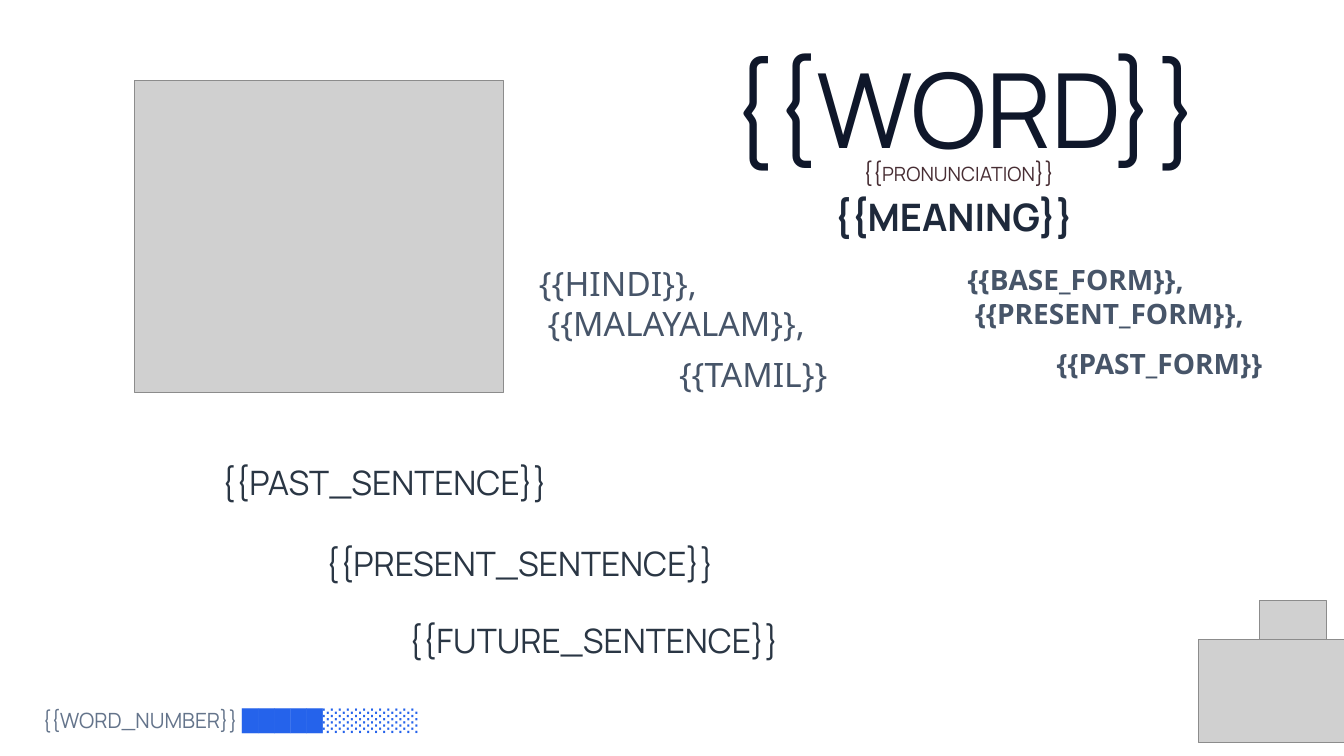
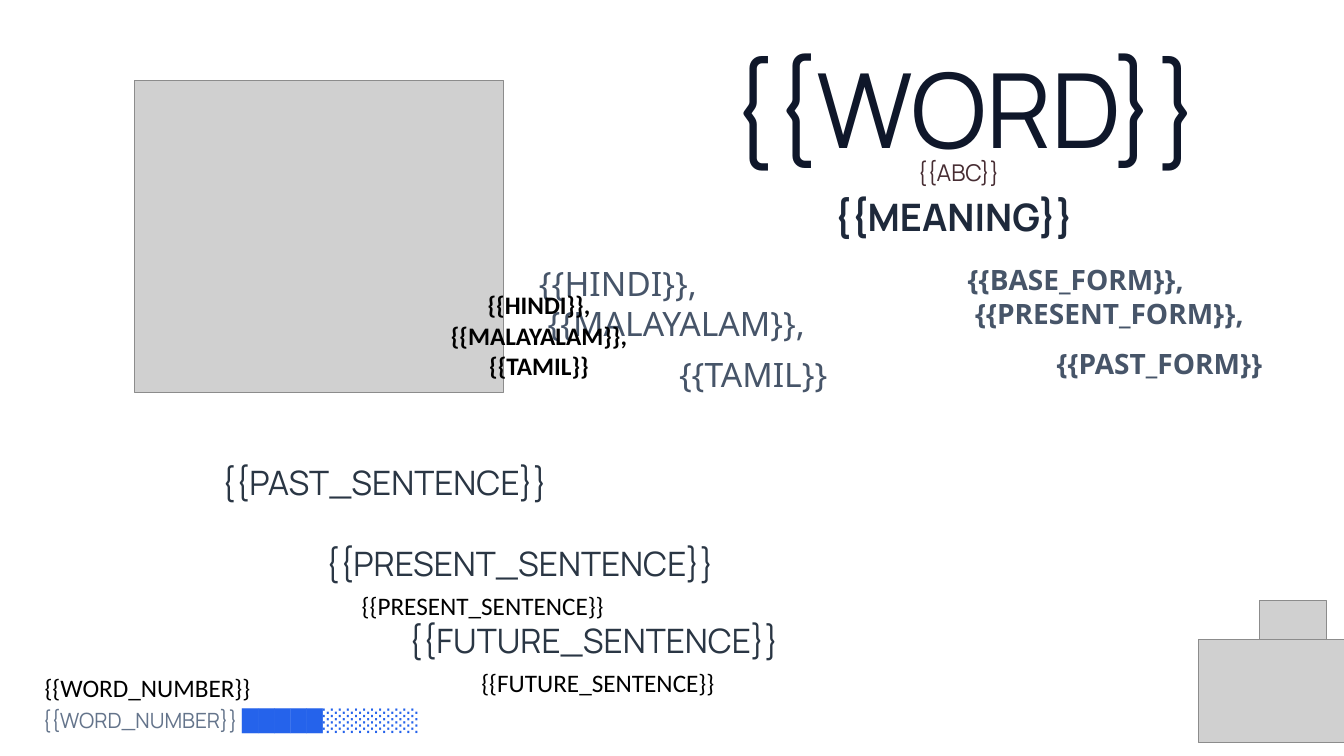
Before and after one commit to PrinceNR/AIVideoAutomation, a slide deck: slide 4 of templates/vocabulary_template_v2.pptx. Drawn at 1344x756 pixels with LibreOffice and Linux fonts; fonts in the diff are those of the drawing; grey boxes stand for pictures; background and template pictures are left out. Boxes give left, top, right and bottom in pixels: in the first picture for what was removed or moved away, otherwise in the second. Text is boxed around its words. In the diff, an @@ line names an element or a change of style, - is before the commit and + after.

```diff
--- a/templates/vocabulary_template_v2.pptx
+++ b/templates/vocabulary_template_v2.pptx
@@ text at [917,160,999,186]: text changed; size 14 to 16.5 pt @@
-{{PRONUNCIATION}}
+{{ABC}}
@@ text added at [451,294,627,381], 18 pt, text #000000, bold @@
+{{HINDI}}, {{MALAYALAM}},
+{{TAMIL}}
@@ text added at [362,596,604,619], 18 pt, text #000000 @@
+{{PRESENT_SENTENCE}}
@@ text added at [45,678,251,701], 18 pt, text #000000 @@
+{{WORD_NUMBER}}
@@ text added at [481,673,714,696], 18 pt, text #000000 @@
+{{FUTURE_SENTENCE}}
```
Also in this commit, not shown: 3 other slides changed, 4 other files.
